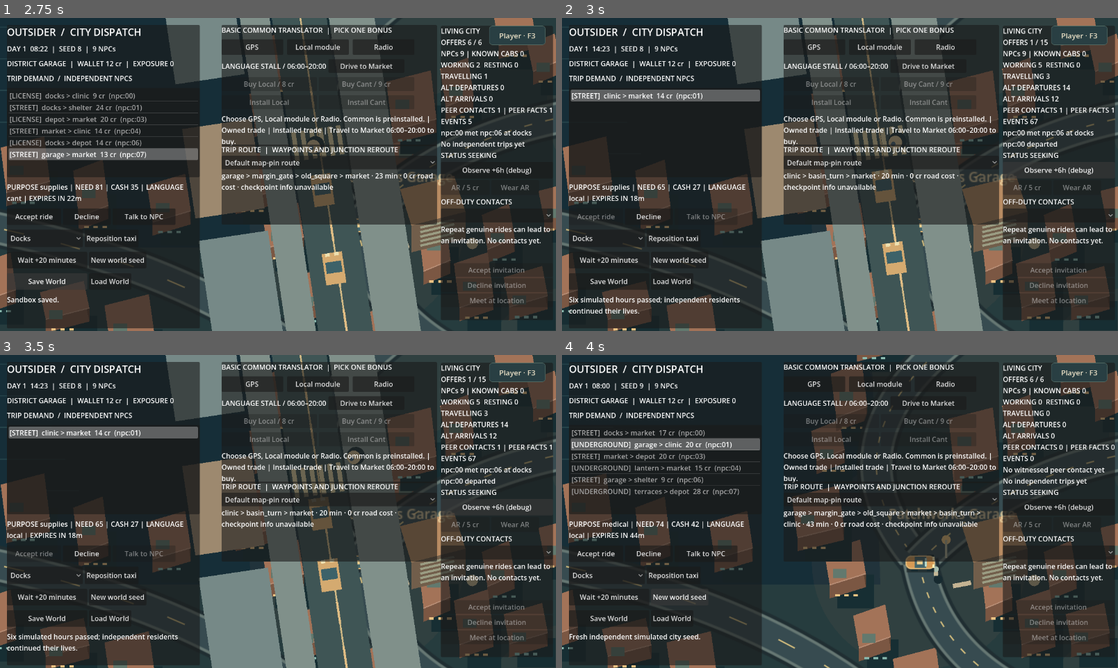
Above: before the commit, frames 1-4 (two rows, left to right).
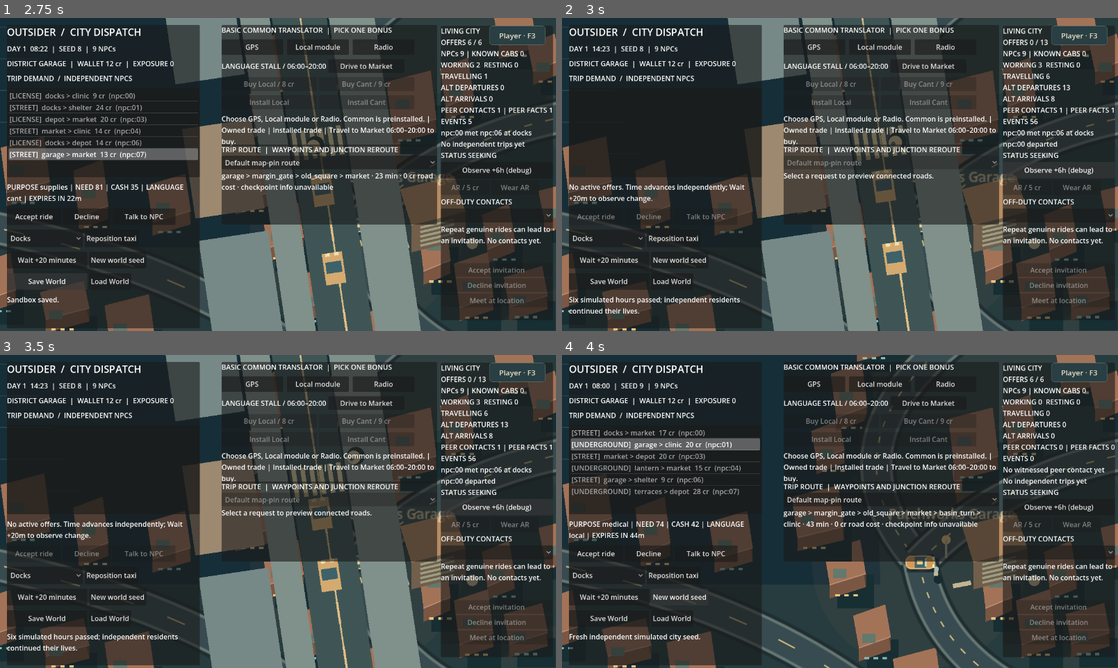
Above: after the commit, the same moments.

Repository: MohamedXIV/outsider-driver-2d
Game: Godot game, scene res://scenes/sandbox.tscn
Two runs of this game, one before a commit and one after it. Both use one fixed random seed, a clock stepped at 60 frames per second and the inputs below.
Inputs:
- Up to frame 1 (2.75 s): click "Debug · F3" at 0.5 s; click "Wait +20 minutes" at 1.25 s; click "Save World" at 2 s
- Up to frame 2 (3 s): click "Observe +6h (debug)" at 2.75 s
- Up to frame 3 (3.5 s): no input
- Up to frame 4 (4 s): click "New world seed" at 3.5 s

Frame 1 is identical in both runs. In frame 2, 2.6% of the frame differs, in the area x 1-92%, y 6-65%; in frame 3, 2.6%; in frame 4, nothing differs.

Commit message:
fix: preserve crossing and queue authority across actor loss and time controls

Diff:
--- a/scripts/sandbox/sandbox_junction_traffic.gd
+++ b/scripts/sandbox/sandbox_junction_traffic.gd
@@ -47,6 +47,9 @@
 		if _in_conflict(id): priority.owner=id
 	for id in resume_state.get("queue",[]):
 		if IDS.has(str(id)) and _waiting(str(id)): priority.request(str(id))
+	# Admission may be saved before the body's first movement. Physical
+	# reconstruction alone loses that request's FIFO ownership.
+	if not str(resume_state.get("owner","")).is_empty(): priority.owner=str(resume_state["owner"])
 
 func _point(id: String, distance: float) -> Vector2:
 	var path: Curve2D=routes[id]
@@ -75,12 +78,14 @@
 	return true
 
 func snapshot() -> Dictionary:
-	return {"distances":distances.duplicate(),"queue":priority.queue.duplicate()}
+	return {"distances":distances.duplicate(),"queue":priority.queue.duplicate(),"owner":priority.owner}
 
 static func valid_snapshot(state: Variant) -> bool:
 	if not state is Dictionary: return false
 	if state.is_empty(): return true
 	if not state.get("distances") is Dictionary or not state.get("queue") is Array: return false
+	var owner: Variant=state.get("owner","")
+	if not owner is String or (not owner.is_empty() and not IDS.has(owner)): return false
 	var seen: Array[String]=[]
 	for id in state["queue"]:
 		if not id is String or not IDS.has(id) or seen.has(id): return false
@@ -95,6 +100,10 @@
 		if float(value)>STOP_DISTANCE+.01 and points[id].x<EXIT_X: occupants+=1
 		if seen.has(id) and not (float(value)>=STOP_DISTANCE-24.0 and float(value)<=STOP_DISTANCE+.01): return false
 	if occupants>1: return false
+	if not owner.is_empty():
+		if seen.has(owner) or float(state["distances"][owner])<STOP_DISTANCE-24.0 or points[owner].x>=EXIT_X: return false
+		for id in IDS:
+			if id!=owner and float(state["distances"][id])>STOP_DISTANCE+.01 and points[id].x<EXIT_X: return false
 	for id in IDS:
 		for other in IDS:
 			if id==other: continue
--- a/scripts/sandbox/sandbox_local_pedestrian_trip.gd
+++ b/scripts/sandbox/sandbox_local_pedestrian_trip.gd
@@ -165,6 +165,7 @@
 	var trip: Dictionary = npc.get("local_pedestrian_trip", {})
 	if trip.get("site", "") != site or not ["walking", "offscreen"].has(trip.get("status", "")):
 		return false
+	if trip.get("status","")=="offscreen" and offscreen_progress(world,npc_id)<1.0: return false
 	# This counter is a local site inside the garage's coarse world location.
 	# It does not teleport an NPC between dispatch/region graph nodes.
 	trip["status"] = "arrived"
@@ -218,8 +219,9 @@
 				if not anchor.is_finite() or anchor.distance_to(SandboxStreetModule.position_at(last_progress,slot))>24.0: return false
 			"local_pedestrian_resumed":
 				var resumed: Variant=evt.get("detail",{}).get("progress",null)
+				var expected: float=snappedf(clampf(last_progress+float(when-handed_off)/SandboxStreetModule.OFFSCREEN_MINUTES,0.0,1.0),.000001)
 				if state!="offscreen" or not (resumed is float or resumed is int) \
-						or not is_finite(float(resumed)) or float(resumed)<last_progress or float(resumed)>=1.0:
+						or not is_finite(float(resumed)) or not is_equal_approx(float(resumed),expected) or float(resumed)>=1.0:
 					return false
 				state="walking"
 			"local_pedestrian_crossing_reserved", "local_pedestrian_crossing_entered", "local_pedestrian_crossing_cleared":
@@ -244,6 +246,7 @@
 			"local_pedestrian_arrived":
 				if not ["walking","offscreen"].has(state) or arrival_at>=0:
 					return false
+				if state=="offscreen" and last_progress+float(when-handed_off)/SandboxStreetModule.OFFSCREEN_MINUTES<1.0: return false
 				state="arrived"
 				arrival_at=when
 			_:
@@ -276,6 +279,9 @@
 	if state.is_empty(): return true
 	var actors: Variant=state.get("actors",{})
 	if not actors is Dictionary or actors.size()>2: return false
+	if state.has("actors"):
+		for npc in world.residents:
+			if npc.get("local_pedestrian_trip",{}).get("status","")=="walking" and not actors.has(str(npc["id"])): return false
 	for id in actors:
 		var saved: Variant=actors[id]
 		var trip: Dictionary=world.resident(str(id)).get("local_pedestrian_trip",{})
@@ -292,4 +298,7 @@
 		if point.distance_to(SandboxStreetModule.position_at(phase,slot))>24.0: return false
 		if bool(saved["did_arrive"])!=(trip.get("status","")=="arrived"): return false
 		if trip.get("status","")=="arrived" and point.distance_to(SandboxStreetModule.destination(slot))>9.0: return false
-	return true
+		if trip.get("status","")=="arrived" and (world.resident(str(id)).get("location","")!="garage" \
+				or int(world.resident(str(id)).get("transit_until",0))>0 \
+				or not str(world.resident(str(id)).get("taxi_offer","")).is_empty()): return false
+	return true
--- a/scripts/sandbox/sandbox_main.gd
+++ b/scripts/sandbox/sandbox_main.gd
@@ -485,21 +485,31 @@
 
 
 func _on_wait() -> void:
-	_world.advance(20)
+	_advance_manual_time(20)
 	_notice_text = "20 minutes passed. NPC needs and dispatch changed."
 	_render()
 
 
 func _on_observe() -> void:
-	_world.advance(360)
+	_advance_manual_time(360)
 	_notice_text = "Six simulated hours passed; independent residents continued their lives."
 	_render()
+
+func _advance_manual_time(minutes: int) -> void:
+	# Manual time controls must obey the same per-tick physical crossing
+	# boundary as ordinary time. The native bodies do not move in this loop.
+	for tick in range(minutes):
+		_sync_local_pedestrian()
+		_update_player_crossing_yield()
+		_update_shuttle_crossing_yields()
+		_world.advance(1)
+	_sync_local_pedestrian()
 
 
 # Local native Godot navigation runs only for a genuine resident in the garage
 # vicinity. It is one shared world, not an alternate passenger simulator.
 func _update_player_crossing_yield() -> void:
-	var occupied: bool=_street_pilot!=null and _street_pilot.crossing_occupied()
+	var occupied: bool=_street_pilot.crossing_occupied() if _street_pilot!=null else not SandboxLocalPedestrianTrip.crossing_cleared_without_actor(_world)
 	var cleared: bool=SandboxLocalPedestrianTrip.crossing_cleared_without_actor(_world) if _street_pilot==null else _street_pilot.crossing_cleared()
 	if not _world.route_hold_id.is_empty():
 		if cleared: _world.release_crossing_yield()
@@ -507,7 +517,7 @@
 		_world.begin_crossing_yield()
 
 func _update_shuttle_crossing_yields() -> void:
-	var occupied: bool=_street_pilot!=null and _street_pilot.crossing_occupied()
+	var occupied: bool=_street_pilot.crossing_occupied() if _street_pilot!=null else not SandboxLocalPedestrianTrip.crossing_cleared_without_actor(_world)
 	var cleared: bool=SandboxLocalPedestrianTrip.crossing_cleared_without_actor(_world) if _street_pilot==null else _street_pilot.crossing_cleared()
 	for npc in _world.residents:
 		if npc.get("transit_hold_crossing","")==SandboxStreetRouteBinding.CROSSING_ID:
@@ -528,7 +538,7 @@
 		_city.local_active_npc_id=_street_pilot.walking_npc_id
 		return
 	var ids: Array[String]=SandboxLocalPedestrianTrip.candidates(_world)
-	if ids.is_empty() and _street_restore_state.get("actors",{}).is_empty(): return
+	if ids.is_empty() and _street_restore_state.get("actors",{}).is_empty() and not _street_restore_state.has("junction"): return
 	var local: SandboxStreetPilot=SandboxStreetPilot.new()
 	local.name="PatchworksStreetTraffic";local.embedded=true;local.world=_world
 	local.walking_npc_id=ids[0] if not ids.is_empty() else "";local.resume_state=_street_restore_state.duplicate(true)
--- a/scripts/sandbox/sandbox_save.gd
+++ b/scripts/sandbox/sandbox_save.gd
@@ -6,6 +6,9 @@
 
 
 static func save_world(world: SandboxWorld, file_path: String = PATH, dialogue: Dictionary = {}, presentation: Dictionary = {}) -> bool:
+	# Do not overwrite a recoverable save with a native view missing an active
+	# resident's physical state. Loading it would otherwise rewind that body.
+	if not SandboxLocalPedestrianTrip.valid_presentation(world,presentation.get("street_state",{})): return false
 	var file: FileAccess = FileAccess.open(file_path, FileAccess.WRITE)
 	if file == null:
 		return false
--- a/scripts/sandbox/sandbox_street_pilot.gd
+++ b/scripts/sandbox/sandbox_street_pilot.gd
@@ -25,8 +25,9 @@
 		"did_arrive":actor.did_arrive}
 
 func visual_snapshot() -> Dictionary:
-	if pedestrian==null or car==null or follower==null: return {}
-	var state: Dictionary=_actor_snapshot(pedestrian)
+	_refresh_registry()
+	if car==null or follower==null: return {}
+	var state: Dictionary=_actor_snapshot(pedestrian) if pedestrian!=null else {}
 	state.merge({"car_x":car.position.x,"car_y":car.position.y,
 		"follower_x":follower.position.x,"follower_y":follower.position.y,"actors":{},
 		"junction":junction.snapshot() if junction!=null else {}})
@@ -50,9 +51,6 @@
 	for id in SandboxLocalPedestrianTrip.candidates(world):
 		if ids.size()<2 and not ids.has(id): ids.append(id)
 	for id in ids: _spawn_resident(id)
-	if pedestrian==null:
-		push_error("No eligible Patchworks resident for native street presenter")
-		return
 	car.position=Vector2(clampf(float(resume_state.get("car_x",180.0)),100.0,570.0),350.0)
 	follower.position=Vector2(minf(float(resume_state.get("follower_x",110.0)),car.position.x-SandboxStreetPriority.FOLLOW_SPACING),350.0)
 	reconcile_reservations()
@@ -98,11 +96,29 @@
 	world_reported_arrival=world.resident(walking_npc_id).get("local_pedestrian_trip",{}).get("status","")=="arrived"
 
 func loaded_ids() -> Array[String]:
+	_refresh_registry()
 	var ids: Array[String]=[]
 	for id in pedestrians: ids.append(str(id))
 	return ids
 
+func _refresh_registry() -> void:
+	# A missing body is not proof of clearance. Remove invalid view references
+	# while leaving the resident's authoritative trip/reservation intact.
+	for id in pedestrians.keys():
+		if not is_instance_valid(pedestrians[id]) or not pedestrians[id].is_inside_tree():
+			pedestrians.erase(id);continue
+		var npc: Dictionary=world.resident(str(id))
+		if npc.get("local_pedestrian_trip",{}).get("status","")=="arrived" \
+				and (npc.get("location","")!="garage" or int(npc.get("transit_until",0))>0 or not str(npc.get("taxi_offer","")).is_empty()):
+			pedestrians[id].queue_free();pedestrians.erase(id)
+	if not is_instance_valid(pedestrian) or not pedestrians.has(walking_npc_id):
+		pedestrian=null;walking_npc_id="";world_reported_arrival=false
+		if not pedestrians.is_empty():
+			walking_npc_id=str(pedestrians.keys()[0]);pedestrian=pedestrians[walking_npc_id]
+			world_reported_arrival=world.resident(walking_npc_id).get("local_pedestrian_trip",{}).get("status","")=="arrived"
+
 func reconcile_reservations() -> void:
+	_refresh_registry()
 	for id in pedestrians:
 		var actor: SandboxPedestrianActor=pedestrians[id]
 		var trip: Dictionary=world.resident(str(id)).get("local_pedestrian_trip",{})
@@ -121,12 +137,13 @@
 		var actor: SandboxPedestrianActor=pedestrians[id]
 		if SandboxStreetModule.ROAD.grow(SandboxStreetModule.PEDESTRIAN_RADIUS).has_point(actor.position): return true
 		if actor.crossing_reserved and not SandboxStreetModule.crossing_clear(actor.position): return true
-	return false
+	return not SandboxLocalPedestrianTrip.crossing_cleared_without_actor(world,loaded_ids())
 
 func crossing_cleared() -> bool:
-	return not crossing_occupied() and SandboxLocalPedestrianTrip.crossing_cleared_without_actor(world,loaded_ids())
+	return not crossing_occupied()
 
 func cancel_resident(id: String) -> bool:
+	_refresh_registry()
 	if not pedestrians.has(id): return false
 	var actor: SandboxPedestrianActor=pedestrians[id]
 	if not SandboxLocalPedestrianTrip.cancel(world,id,actor.position): return false
@@ -167,6 +184,7 @@
 	follower.move_and_slide();queue_redraw()
 
 func _on_resident_arrived(id: String) -> void:
+	_refresh_registry()
 	if not pedestrians.has(id): return
 	var actor: SandboxPedestrianActor=pedestrians[id]
 	var slot: int=int(world.resident(id).get("local_pedestrian_trip",{}).get("slot",0))
--- /dev/null
+++ b/tests/test_integration_actor_lifecycle_scene.gd
@@ -0,0 +1,70 @@
+extends SceneTree
+func _initialize() -> void: call_deferred("_run")
+func _scene() -> Node:
+	var scene: Node=load("res://scenes/sandbox.tscn").instantiate();root.add_child(scene);scene.set_process(false)
+	scene._world=SandboxWorld.new(29);scene._city.world=scene._world;scene._process(.1)
+	for actor in scene._street_pilot.pedestrians.values():
+		actor.set_physics_process(false);actor._agent.avoidance_enabled=false
+	return scene
+func _run() -> void:
+	var scene: Node=_scene()
+	var pilot: SandboxStreetPilot=scene._street_pilot
+	var lost: SandboxPedestrianActor=pilot.pedestrians["npc:04"]
+	lost.position=Vector2(312,350);lost.crossing_reserved=true;pilot.reconcile_reservations()
+	scene._on_save()
+	var safe_save: String=FileAccess.get_file_as_string(SandboxSave.PATH)
+	lost.free() # Registry still references a freed body, unlike ordinary unload.
+	assert(not pilot.loaded_ids().has("npc:04"),"A freed actor cannot count as a loaded body")
+	assert(pilot.crossing_occupied() and not pilot.crossing_cleared())
+	scene._on_save()
+	assert(FileAccess.get_file_as_string(SandboxSave.PATH)==safe_save,"Missing physical state must not overwrite the last recoverable save")
+	assert(scene._world.reposition("market","margin_gate"))
+	for tick in range(15):
+		scene._process(1.0)
+		if not scene._world.route_hold_id.is_empty(): break
+	assert(not scene._world.route_hold_id.is_empty(),"A reservation lost before approach must hold the actual taxi")
+	var shuttle_held: bool=false
+	for tick in range(400):
+		scene._process(1.0)
+		for npc in scene._world.residents:
+			if npc.get("transit_hold_crossing","")==SandboxStreetRouteBinding.CROSSING_ID: shuttle_held=true
+		if shuttle_held: break
+	assert(shuttle_held,"A genuinely generated shuttle must also hold for the missing reserved body")
+	scene.free()
+	scene=_scene();pilot=scene._street_pilot
+	for id in pilot.loaded_ids():
+		pilot.pedestrians[id].position=Vector2(200,313)
+		assert(pilot.cancel_resident(id))
+	var junction: Dictionary=pilot.junction.snapshot()
+	scene._on_save();scene._on_load()
+	assert(scene._street_pilot!=null,"Cancelling all pedestrians cannot discard saved local vehicles")
+	assert(scene._street_pilot.pedestrians.is_empty())
+	assert(scene._street_pilot.junction.snapshot()==junction)
+	assert(scene._world.residents.size()==9 and SandboxWorld.new().restore_snapshot(scene._world.snapshot()))
+	scene.free()
+	scene=_scene();pilot=scene._street_pilot
+	for actor in pilot.pedestrians.values():
+		actor.position=actor.destination;actor.did_arrive=true;pilot._on_resident_arrived(actor.npc_id)
+	var departed: bool=false
+	for tick in range(1000):
+		scene._world.advance(1)
+		if int(scene._world.resident("npc:04").get("transit_until",0))>scene._world.minute:
+			departed=true;break
+	assert(departed,"Canonical routines must generate an independent subsequent trip")
+	assert(not pilot.loaded_ids().has("npc:04"),"A completed local actor cannot hide a resident's subsequent real trip")
+	scene.free()
+	scene=_scene();pilot=scene._street_pilot
+	for actor in pilot.pedestrians.values():
+		actor.position=actor.destination;actor.did_arrive=true;pilot._on_resident_arrived(actor.npc_id)
+	var accepted: bool=false
+	for tick in range(200):
+		scene._world.advance(1)
+		for offer in scene._world.open_offers():
+			if offer["npc_id"]=="npc:04" and offer["origin"]=="garage" and offer["channel"]!="official":
+				accepted=scene._world.accept(str(offer["id"]));break
+		if accepted: break
+	assert(accepted)
+	assert(not pilot.loaded_ids().has("npc:04"),"A real taxi passenger cannot retain a duplicate counter body")
+	scene.free()
+	print("INTEGRATION_ACTOR_LIFECYCLE_PASS freed-body safety before taxi approach and all-cancelled queue persistence")
+	quit()
--- /dev/null
+++ b/tests/test_junction_preentry_scene.gd
@@ -0,0 +1,18 @@
+extends SceneTree
+func _initialize() -> void: call_deferred("_run")
+func _run() -> void:
+	var traffic: SandboxJunctionTraffic=SandboxJunctionTraffic.new();root.add_child(traffic)
+	traffic.set_physics_process(false)
+	traffic.distances={"main":50.0,"branch":50.0,"following":8.0}
+	for id in traffic.IDS: traffic._place(id)
+	traffic.priority.request("main");traffic.priority.request("branch")
+	assert(traffic.priority.admit(true)=="main")
+	var saved: Dictionary=traffic.snapshot()
+	traffic.free();traffic=SandboxJunctionTraffic.new();traffic.resume_state=saved;root.add_child(traffic)
+	traffic.set_physics_process(false)
+	assert(traffic.priority.owner=="main","Save at the stop line must preserve the admitted owner before its first movement")
+	assert(traffic.priority.queue==["branch"])
+	assert(SandboxJunctionTraffic.valid_snapshot(saved))
+	saved["owner"]="unknown";assert(not SandboxJunctionTraffic.valid_snapshot(saved))
+	print("JUNCTION_PREENTRY_PASS admission and FIFO survive save before movement; ghost owners rejected")
+	quit()
--- /dev/null
+++ b/tests/test_local_trip_provenance.gd
@@ -0,0 +1,25 @@
+extends SceneTree
+func _initialize() -> void:
+	var world: SandboxWorld=SandboxWorld.new(29)
+	var id: String=SandboxLocalPedestrianTrip.candidates(world)[0]
+	assert(SandboxLocalPedestrianTrip.begin(world,id,SandboxLocalPedestrianTrip.PATCHWORKS_PARTS))
+	assert(SandboxLocalPedestrianTrip.handoff(world,id,.2))
+	var forged: Dictionary=world.snapshot()
+	for npc in forged["residents"]:
+		if npc["id"]==id: npc["local_pedestrian_trip"]["status"]="walking"
+	forged["events"].append({"minute":world.minute,"kind":"local_pedestrian_resumed","subject":id,
+		"detail":{"site":SandboxLocalPedestrianTrip.PATCHWORKS_PARTS,"progress":.99}})
+	assert(not SandboxWorld.new().restore_snapshot(forged),"Resume cannot invent progress without elapsed world time")
+	forged=world.snapshot()
+	for npc in forged["residents"]:
+		if npc["id"]==id:
+			npc["local_pedestrian_trip"]["status"]="arrived";npc["local_pedestrian_trip"]["arrived"]=world.minute
+	forged["events"].append({"minute":world.minute,"kind":"local_pedestrian_arrived","subject":id,
+		"detail":{"site":SandboxLocalPedestrianTrip.PATCHWORKS_PARTS}})
+	assert(not SandboxWorld.new().restore_snapshot(forged),"Offscreen arrival must have completed its own distance")
+	world.advance(1);assert(SandboxLocalPedestrianTrip.resume(world,id)>=.2)
+	assert(SandboxWorld.new().restore_snapshot(world.snapshot()))
+	assert(SandboxLocalPedestrianTrip.handoff(world,id,.4));world.advance(20)
+	assert(SandboxWorld.new().restore_snapshot(world.snapshot()))
+	print("LOCAL_TRIP_PROVENANCE_PASS time-grounded resume and arrival, real replay")
+	quit()
--- /dev/null
+++ b/tests/test_manual_time_crossing_scene.gd
@@ -0,0 +1,21 @@
+extends SceneTree
+func _initialize() -> void: call_deferred("_run")
+func _run() -> void:
+	var scene: Node=load("res://scenes/sandbox.tscn").instantiate();root.add_child(scene);scene.set_process(false)
+	scene._world=SandboxWorld.new(29);scene._city.world=scene._world;scene._process(.1)
+	for actor in scene._street_pilot.pedestrians.values():
+		actor.set_physics_process(false);actor._agent.avoidance_enabled=false
+		actor.position=Vector2(312 if actor.slot==0 else 328,350);actor.crossing_reserved=true
+	assert(scene._world.reposition("market","margin_gate"))
+	scene._on_wait()
+	assert(not scene._world.route_hold_id.is_empty(),"Manual Wait must reconcile crossing priority at every world tick")
+	var at: Vector3=scene._world.player_position()
+	scene._on_observe()
+	assert(scene._world.player_position().is_equal_approx(at))
+	var held: bool=false
+	for npc in scene._world.residents:
+		if npc.get("transit_hold_crossing","")==SandboxStreetRouteBinding.CROSSING_ID: held=true
+	assert(held,"Manual observation must also hold genuinely generated world-owned shuttles")
+	assert(SandboxWorld.new().restore_snapshot(scene._world.snapshot()))
+	print("MANUAL_TIME_CROSSING_PASS Wait/Observe share per-tick taxi and genuine shuttle crossing priority")
+	quit()
